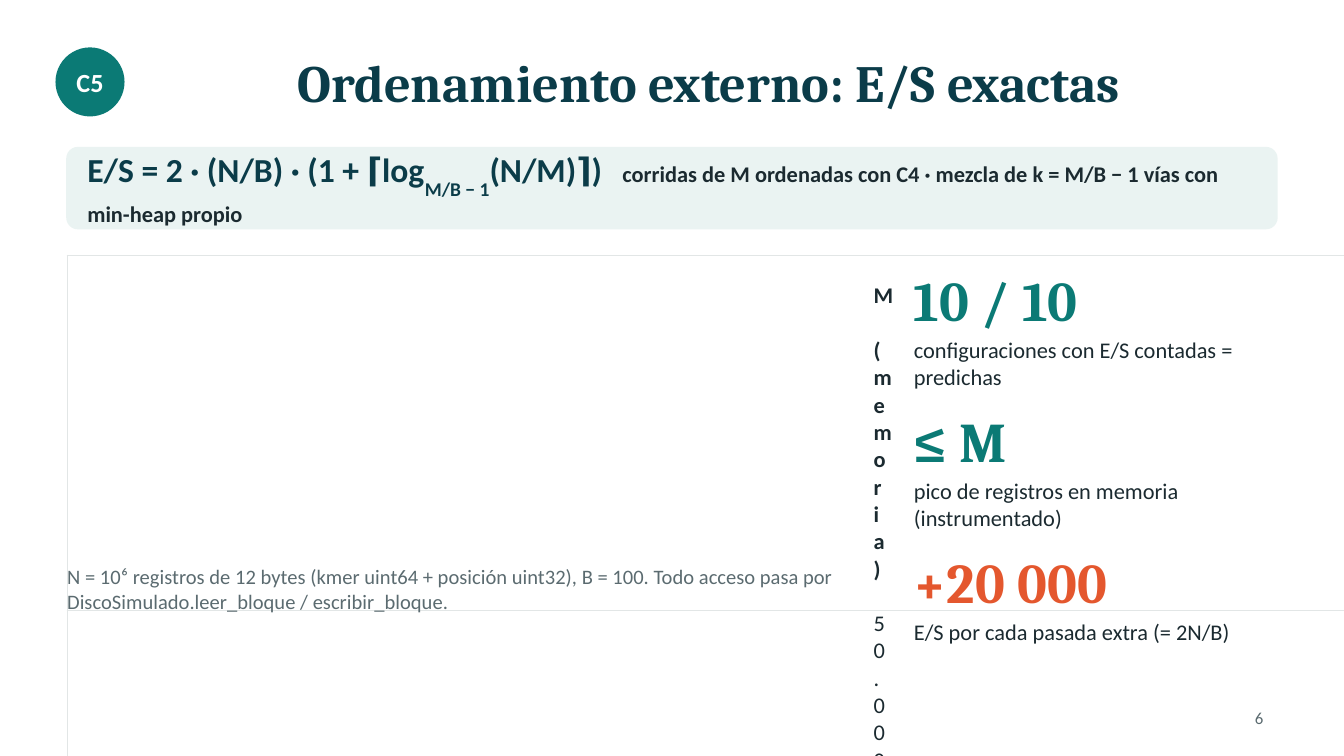
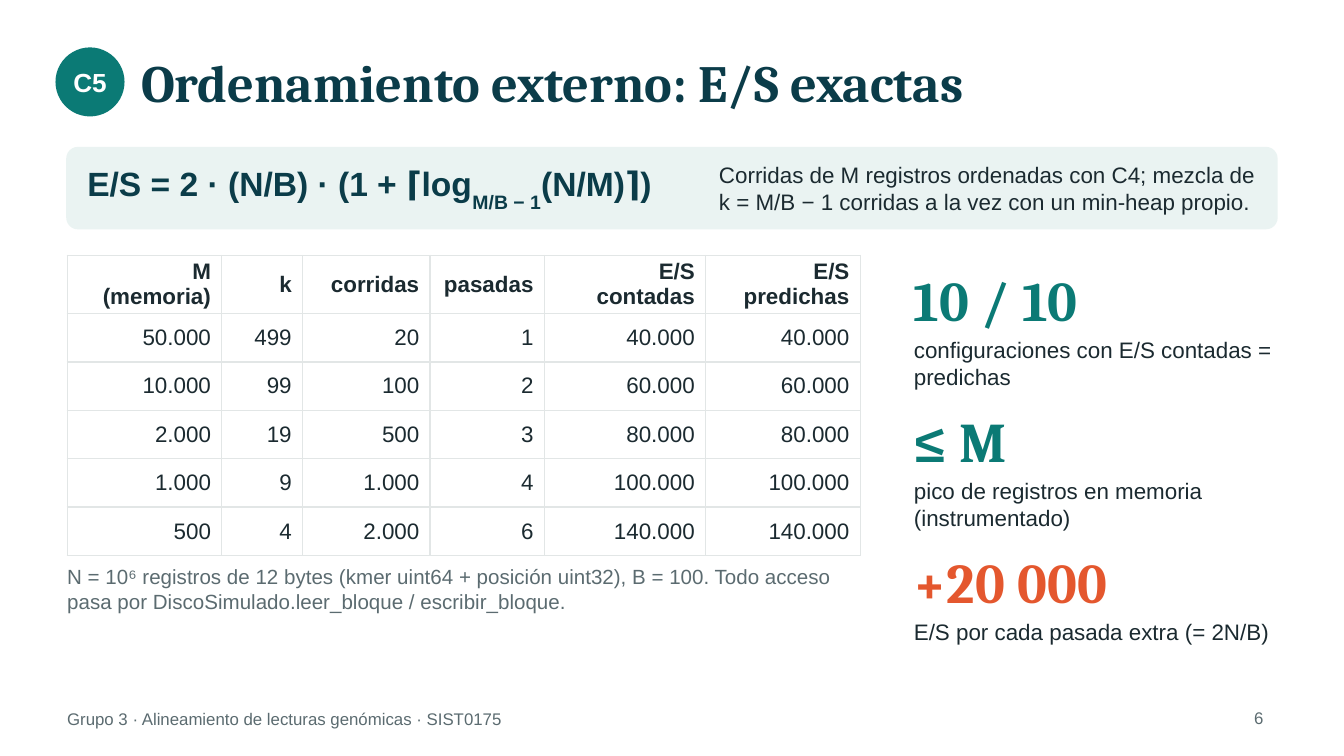
Before and after one commit to KuilmerHC/genoma-alineamiento, a slide deck: slide 6 of docs/diapositivas/sustentacion_grupo3.pptx. Drawn at 1344x756 pixels with LibreOffice and Linux fonts; fonts in the diff are those of the drawing. Boxes give left, top, right and bottom in pixels: in the first picture for what was removed or moved away, otherwise in the second. Text is boxed around its words. In the diff, an @@ line names an element or a change of style, - is before the commit and + after.

```diff
--- a/docs/diapositivas/sustentacion_grupo3.pptx
+++ b/docs/diapositivas/sustentacion_grupo3.pptx
@@ title "Ordenamiento externo: E/S exactas" at (x1=141, y1=65, x2=963, y2=109): alignment centre to left @@
@@ text added at (x1=87, y1=171, x2=625, y2=210), 18 pt, text #0B3C49, bold @@
+E/S = 2 · (N/B) · (1 + ⌈logM/B − 1(N/M)⌉)
@@ text at (x1=719, y1=166, x2=1255, y2=215): text changed; font Calibri to Arial; bold off @@
-E/S = 2 · (N/B) · (1 + ⌈logM/B − 1(N/M)⌉) corridas de M ordenadas con C4 · mezcla de k = M/B − 1 vías con min-heap propio
+Corridas de M registros ordenadas con C4; mezcla de k = M/B − 1 corridas a la vez con un min-heap propio.
@@ table at (x1=67, y1=255, x2=860, y2=544) @@
@@ font Calibri to Arial @@
@@ text added at (x1=67, y1=712, x2=502, y2=729), 9 pt, text #5B6B70 @@
+Grupo 3 · Alineamiento de lecturas genómicas · SIST0175
@@ font Calibri to Arial in 6 elements at (x1=73, y1=73, x2=106, y2=93), (x1=67, y1=569, x2=830, y2=614), (x1=914, y1=341, x2=1252, y2=390), (x1=914, y1=482, x2=1202, y2=531), (x1=914, y1=623, x2=1269, y2=645), (x1=1254, y1=712, x2=1263, y2=724) @@
```
Also in this commit, not shown: 10 other slides changed, 3 other files.
